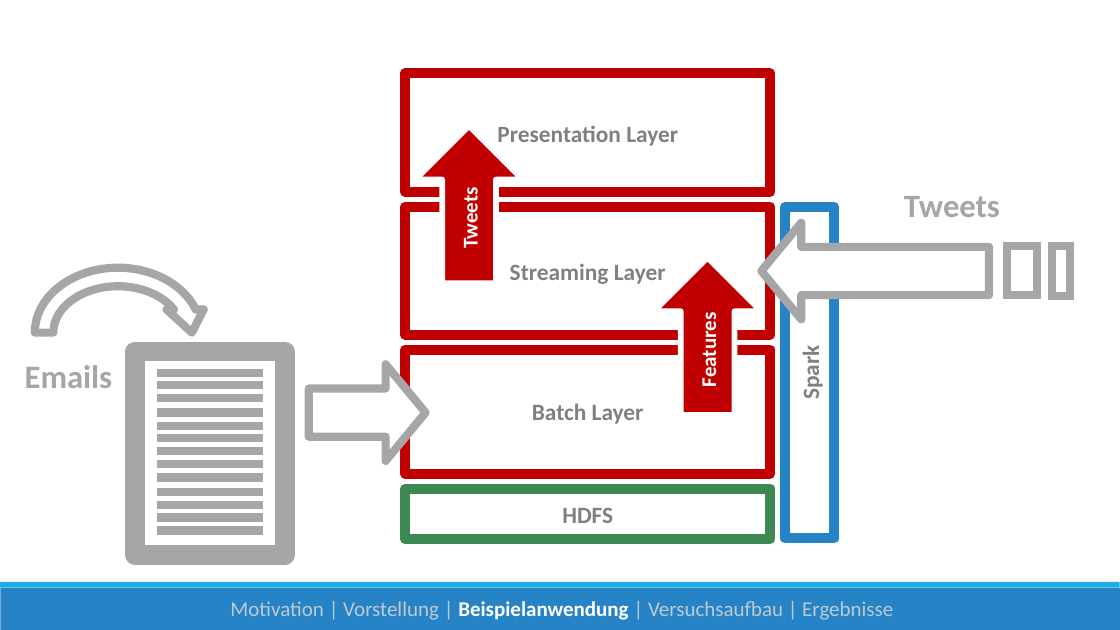
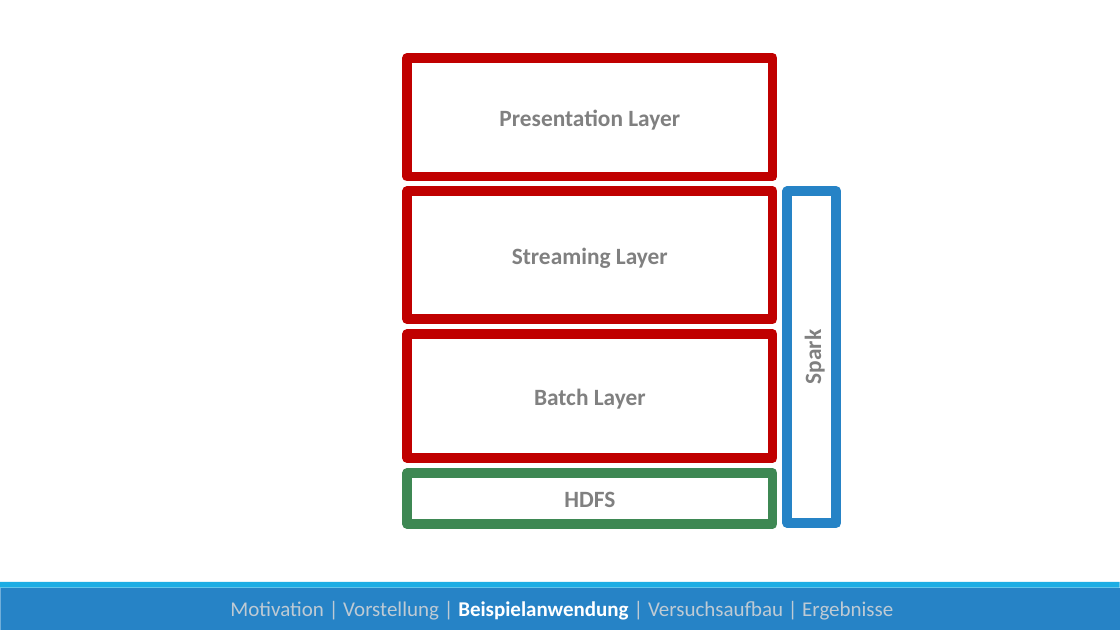
Before and after one commit to danck/bachelor_thesis, a slide deck: slide 12 of 0 - Entwürfe/Skalierbare Datenanalyse mit Apache Spark.pptx (slide 9 before the commit). Drawn at 1120x630 pixels with LibreOffice and Linux fonts; fonts in the diff are those of the drawing. Boxes give left, top, right and bottom in pixels: in the first picture for what was removed or moved away, otherwise in the second. Text is boxed around its words. In the diff, an @@ line names an element or a change of style, - is before the commit and + after.

```diff
--- a/0 - Entwürfe/Skalierbare Datenanalyse mit Apache Spark.pptx
+++ b/0 - Entwürfe/Skalierbare Datenanalyse mit Apache Spark.pptx
@@ down arrow removed at [415,126,523,284] @@
-Tweets
@@ rectangle "Spark": place and size @@
-rectangle "Spark" at [786,207,834,539]
+rectangle "Spark" at [787,192,836,523]
@@ text removed at [904,196,1000,217] @@
-Tweets
@@ right arrow removed at [761,223,989,319] @@
@@ circular arrow removed at [25,259,210,408] @@
@@ down arrow removed at [654,258,761,416] @@
-Features
@@ rectangle removed at [1007,246,1038,295] @@
@@ rectangle removed at [1053,246,1070,296] @@
@@ rectangle removed at [135,351,285,555] @@
@@ text removed at [25,365,113,388] @@
-Emails
@@ right arrow removed at [309,365,426,461] @@
@@ 4 rectangles: place and size @@
-4 rectangles at [405,73,770,539]
+4 rectangles at [408,58,773,523]
@@ group removed at [157,373,263,531]: 13 lines @@
```
Also in this commit, not shown: 4 other slides changed, 10 slides added, 3 slides removed.
